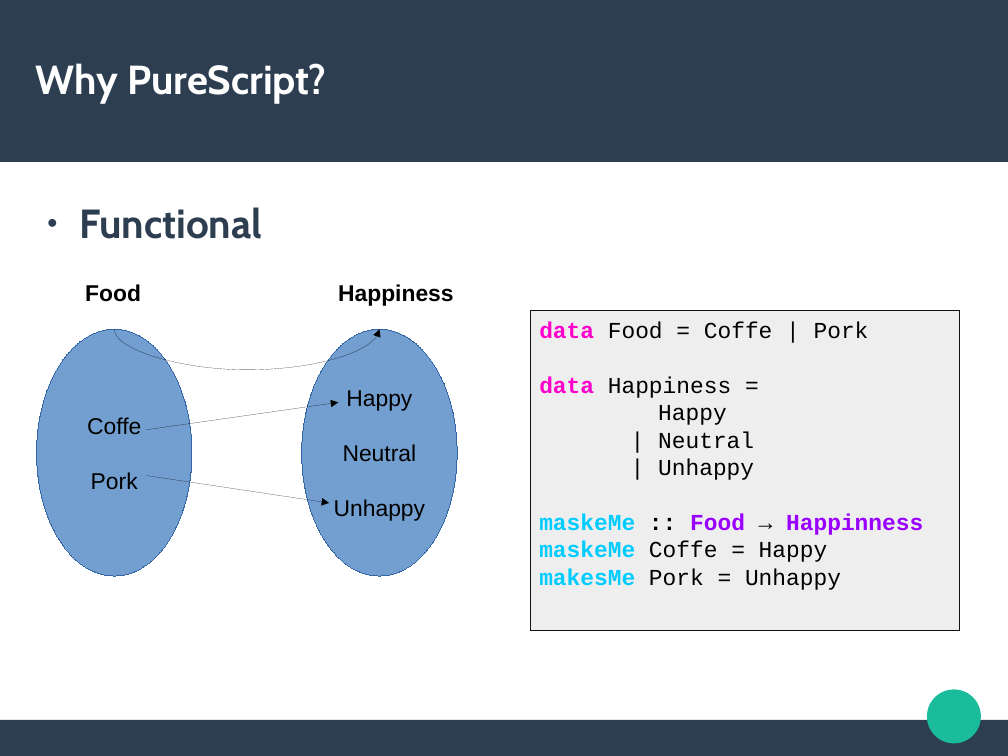
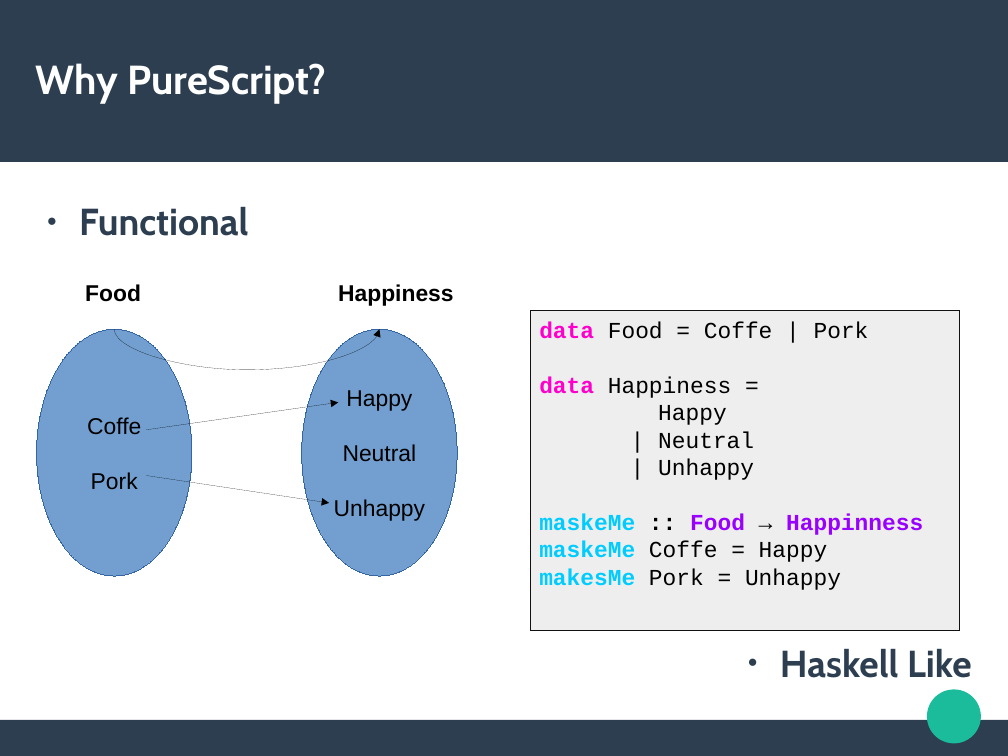
Before and after one commit to CristhianMotoche/ExPS, a slide deck: slide 5 of Presentation.odp. Drawn at 1008x756 pixels with LibreOffice and Linux fonts; fonts in the diff are those of the drawing. Boxes give left, top, right and bottom in pixels: in the first picture for what was removed or moved away, otherwise in the second. Text is boxed around its words. In the diff, an @@ line names an element or a change of style, - is before the commit and + after.

```diff
--- a/Presentation.odp
+++ b/Presentation.odp
@@ text at (79,207,248,236): size 32 to 29.6 pt in "Functional" @@
@@ text at (780,649,972,678): paragraph added @@
+● Haskell Like
```
Also in this commit, not shown: 3 other slides changed, 2 slides added, 5 slides removed, 5 other files.
